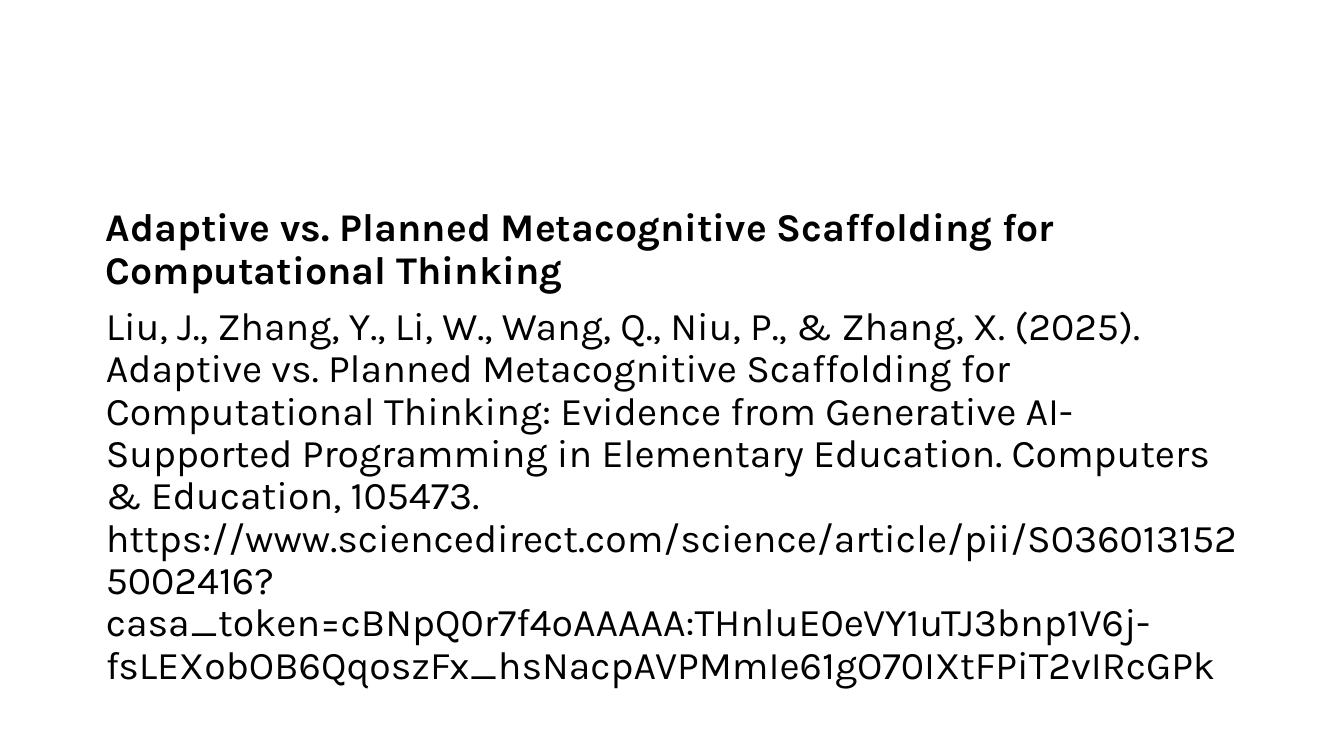
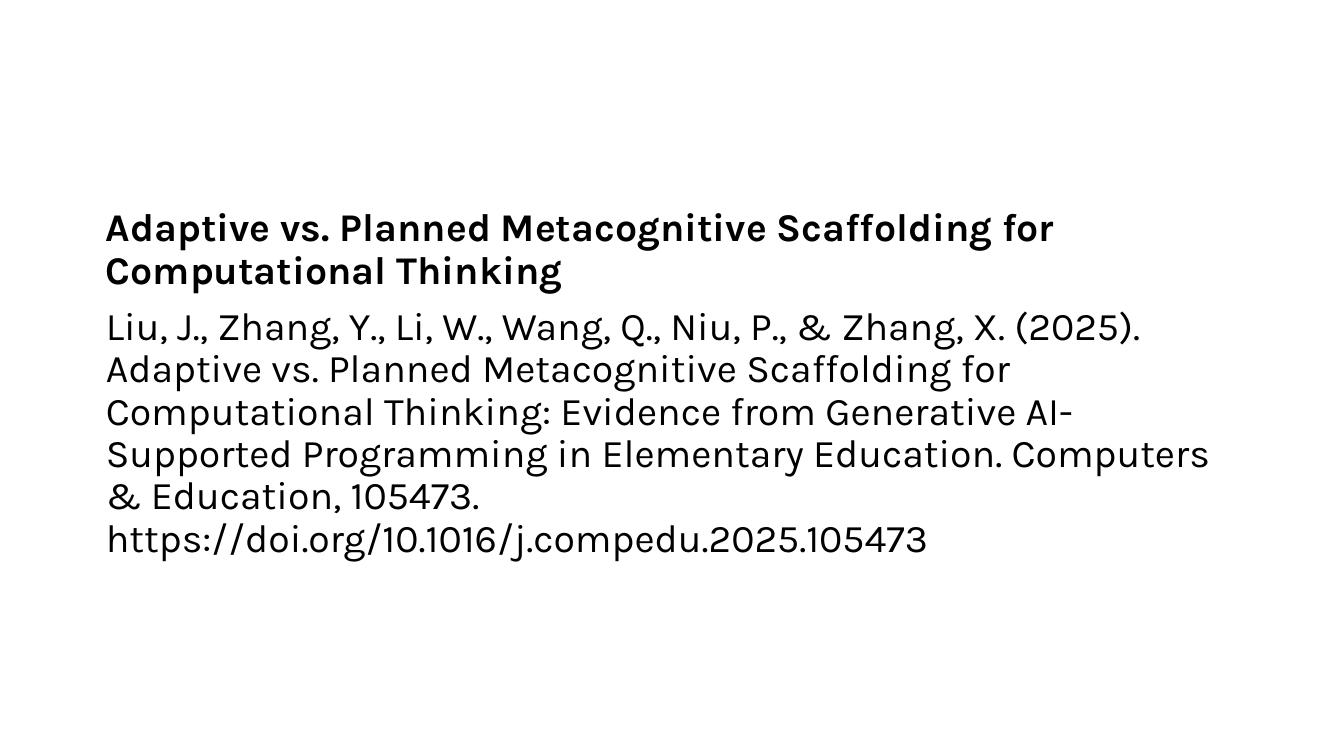
Before and after one commit to liammagee/machinespirits-content-philosophy, a slide deck: slide 23 of courses/590-fall-2026/590-lecture-2.pptx. Drawn at 1344x756 pixels with LibreOffice and Linux fonts; fonts in the diff are those of the drawing. Boxes give left, top, right and bottom in pixels: in the first picture for what was removed or moved away, otherwise in the second. Text is boxed around its words. In the diff, an @@ line names an element or a change of style, - is before the commit and + after.

```diff
--- a/courses/590-fall-2026/590-lecture-2.pptx
+++ b/courses/590-fall-2026/590-lecture-2.pptx
@@ text at [106,311,1210,562]: text changed @@
-Liu, J., Zhang, Y., Li, W., Wang, Q., Niu, P., & Zhang, X. (2025). Adaptive vs. Planned Metacognitive Scaffolding for Computational Thinking: Evidence from Generative AI-Supported Programming in Elementary Education. Computers & Education, 105473. https://www.sciencedirect.com/science/article/pii/S0360131525002416?casa_token=cBNpQ0r7f4oAAAAA:THnluE0eVY1uTJ3bnp1V6j-fsLEXobOB6QqoszFx_hsNacpAVPMmIe61gO70IXtFPiT2vIRcGPk
+Liu, J., Zhang, Y., Li, W., Wang, Q., Niu, P., & Zhang, X. (2025). Adaptive vs. Planned Metacognitive Scaffolding for Computational Thinking: Evidence from Generative AI-Supported Programming in Elementary Education. Computers & Education, 105473. https://doi.org/10.1016/j.compedu.2025.105473
```
Also in this commit, not shown: 2 other slides changed, 21 other files.
